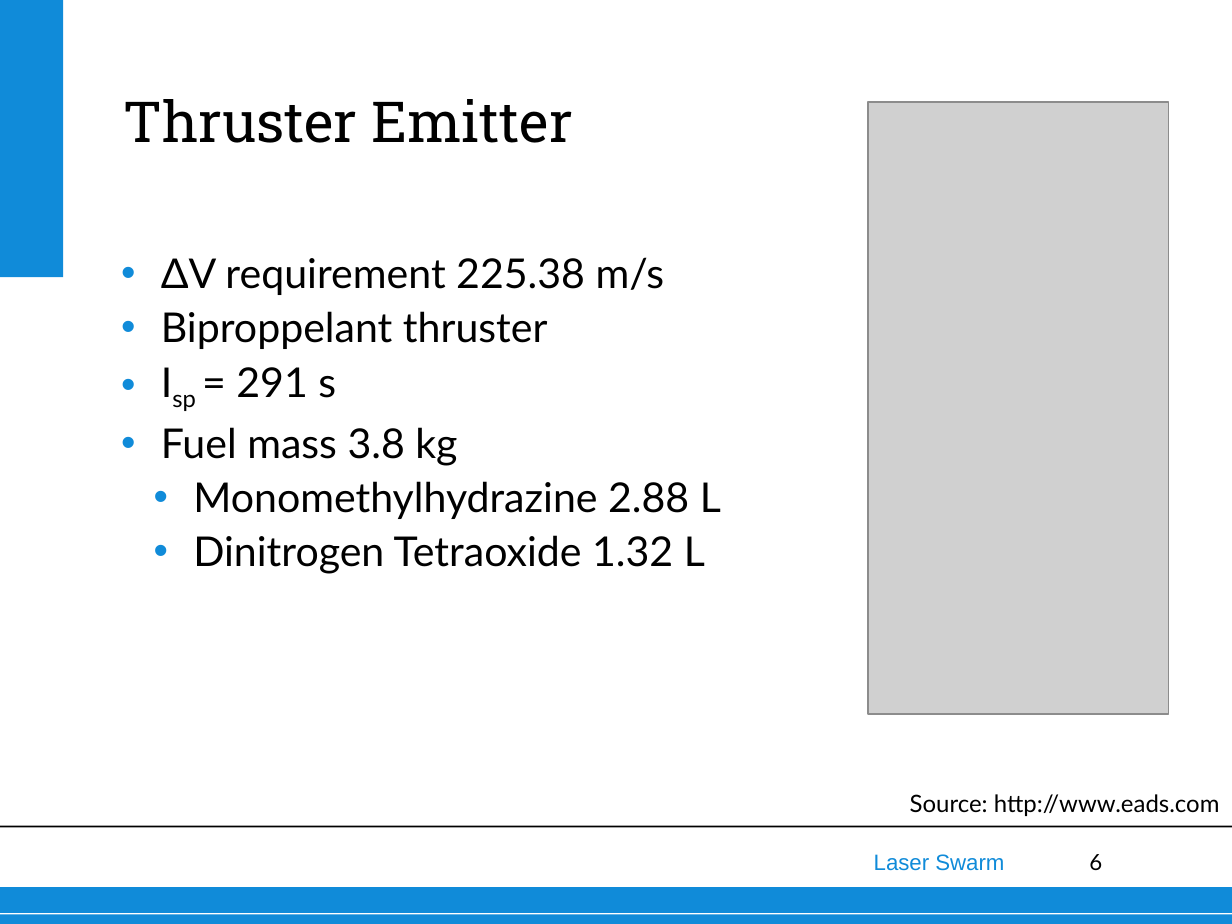
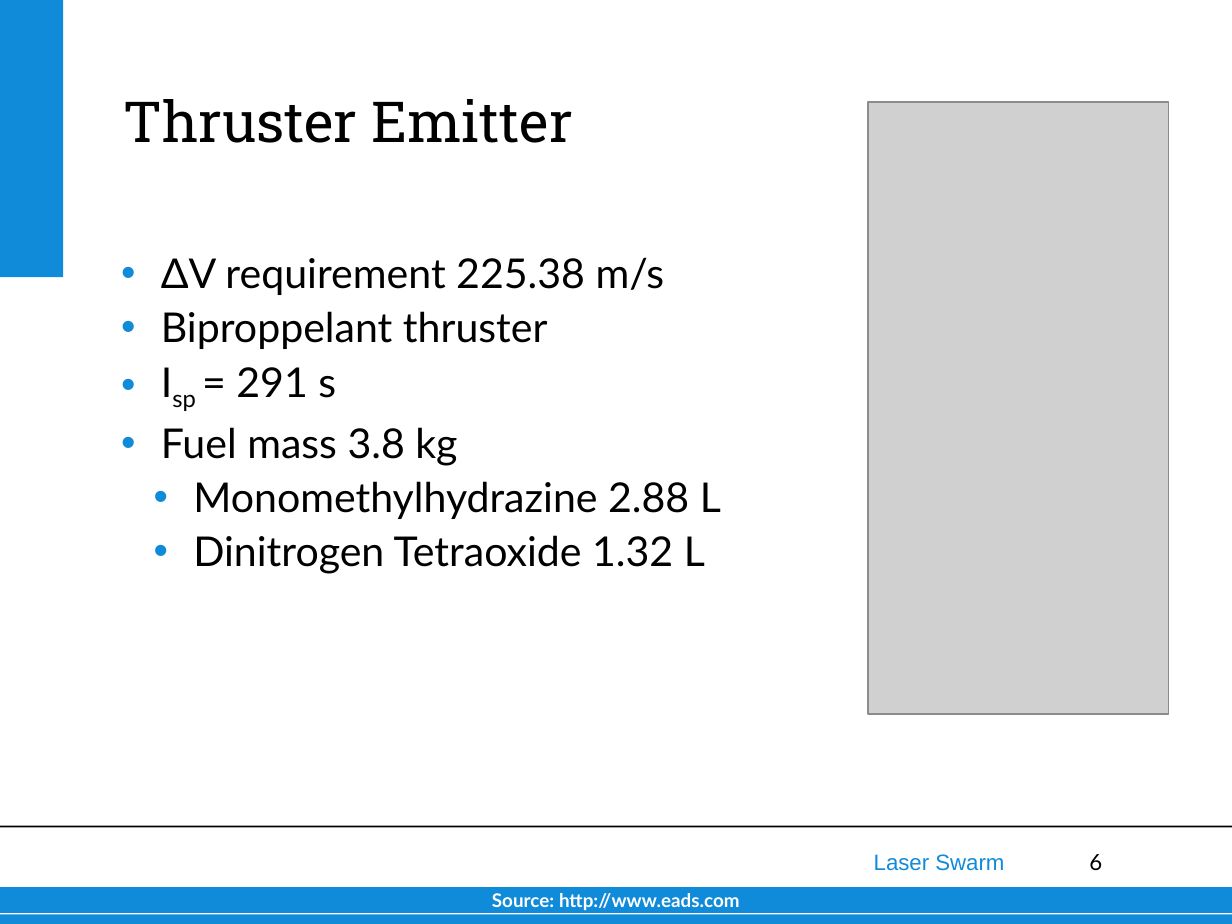
Before and after one commit to thewisenerd/laser-swarm, a slide deck: slide 6 of finalPresentation/subsections/adcs.ppt. Drawn at 1232x924 pixels with LibreOffice and Linux fonts; fonts in the diff are those of the drawing; grey boxes stand for pictures; background and template pictures are left out. Boxes give left, top, right and bottom in pixels: in the first picture for what was removed or moved away, otherwise in the second. Text is boxed around its words. In the diff, an @@ line names an element or a change of style, - is before the commit and + after.

```diff
--- a/finalPresentation/subsections/adcs.ppt
+++ b/finalPresentation/subsections/adcs.ppt
@@ text "Source: http://www.eads.com": place and size @@
-text "Source: http://www.eads.com" at box(910, 794, 1220, 816)
+text "Source: http://www.eads.com" at box(492, 893, 740, 910)
@@ text "Source: http://www.eads.com" at box(492, 893, 740, 910): size 14 to 11 pt, text colour #000000 to #FFFFFF, bold on; alignment right to centre @@
```
Also in this commit, not shown: 1 other slide changed, 2 other files.
